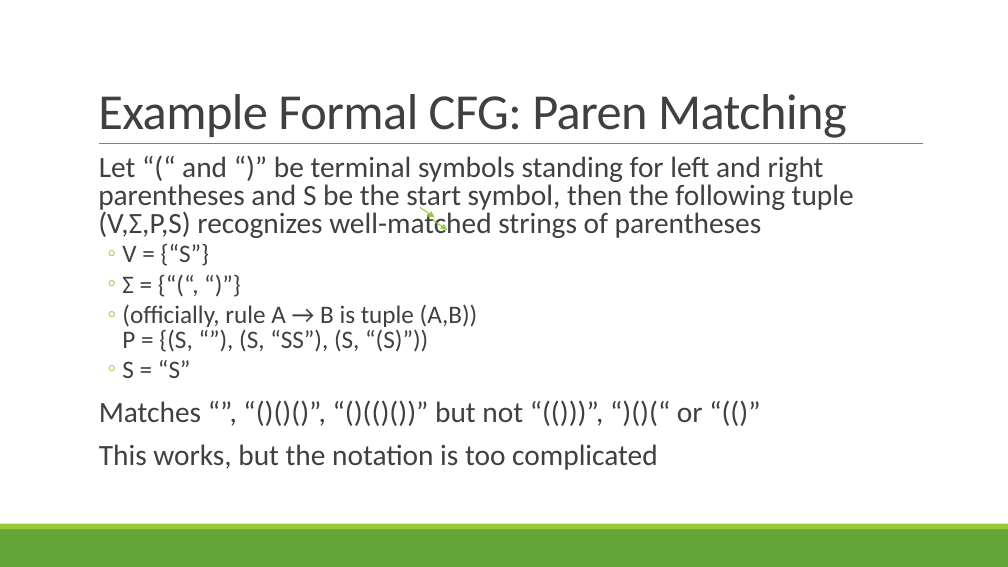
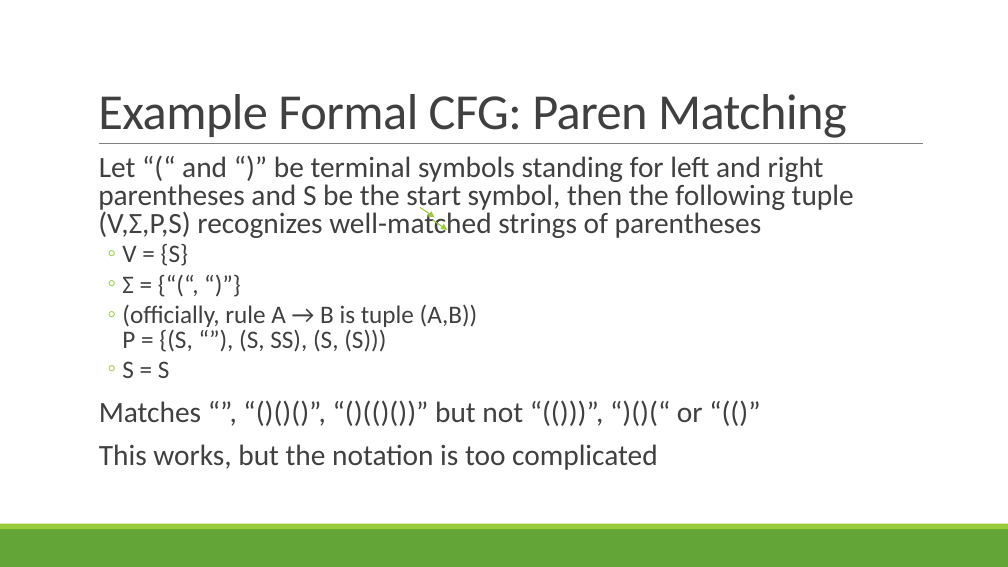
Before and after one commit to rbohrer/pl-course, a slide deck: slide 41 of LectureSlides/03Parsing.pptx. Drawn at 1008x567 pixels with LibreOffice and Linux fonts; fonts in the diff are those of the drawing. Boxes give left, top, right and bottom in pixels: in the first picture for what was removed or moved away, otherwise in the second. Text is boxed around its words. In the diff, an @@ line names an element or a change of style, - is before the commit and + after.

```diff
--- a/LectureSlides/03Parsing.pptx
+++ b/LectureSlides/03Parsing.pptx
@@ text at box(122, 243, 188, 266): text changed @@
-  ◦ V = {“S”}
+  ◦ V = {S}
@@ text at box(122, 305, 478, 378): text changed @@
-  ◦ (officially, rule A → B is tuple (A,B))
-    P = {(S, “”), (S, “SS”), (S, “(S)”))
-  ◦ S = “S”
+  ◦ (officially, rule A → B is tuple (A,B))
+    P = {(S, “”), (S, SS), (S, (S)))
+  ◦ S = S
```
Also in this commit, not shown: 10 other slides changed.
